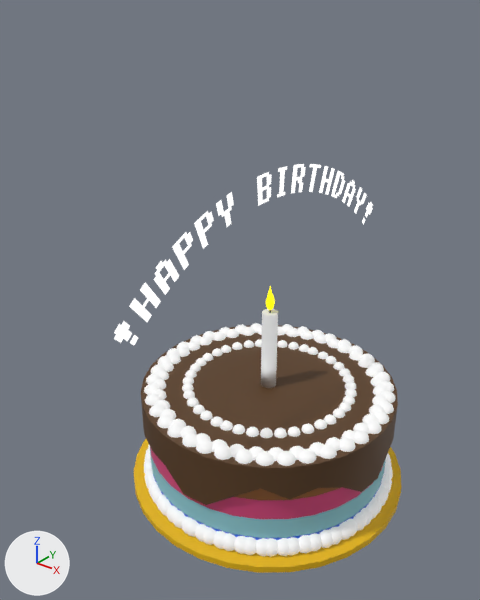
Two versions of the glTF model models/cake/cake.glb, one commit apart.
Before and after are seen from a 50 mm camera at (0.504, -0.7, 0.717) aimed at (-0.029, -0.034, 0.304). The lights are fixed; the arrows at lower left show +X, +Y and +Z. Where no turn or scale is listed for an object, it has been applied to the vertices.

Objects in the first picture: 'B-material', 'BR_D-material', 'Gold-material', 'Object_3', 'R-material', 'W-material', 'White-material'.
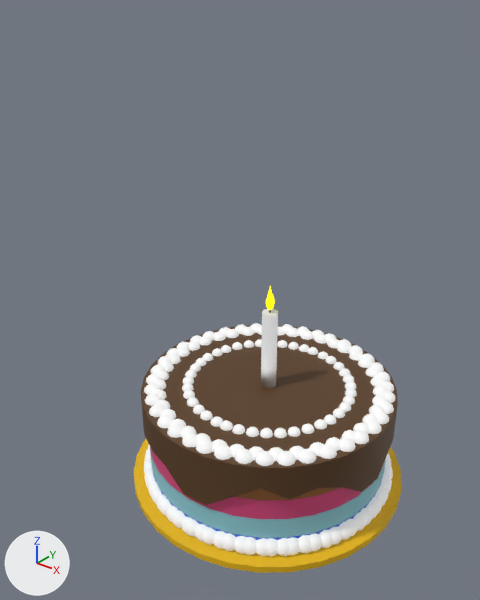
Location of each change, [x1, y1, x2, y2] in pixels of the pictures (480 x 600 px):
'Object_3', deleted: before [114, 164, 373, 345]

The edits, one by one:
Object 'Object_3' (ob_object_3) is deleted.
